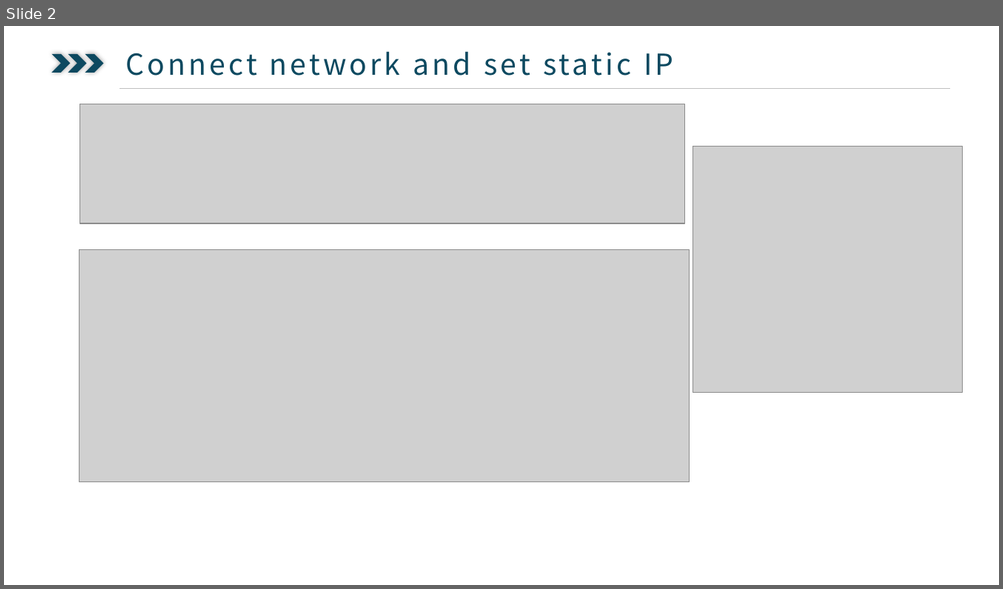
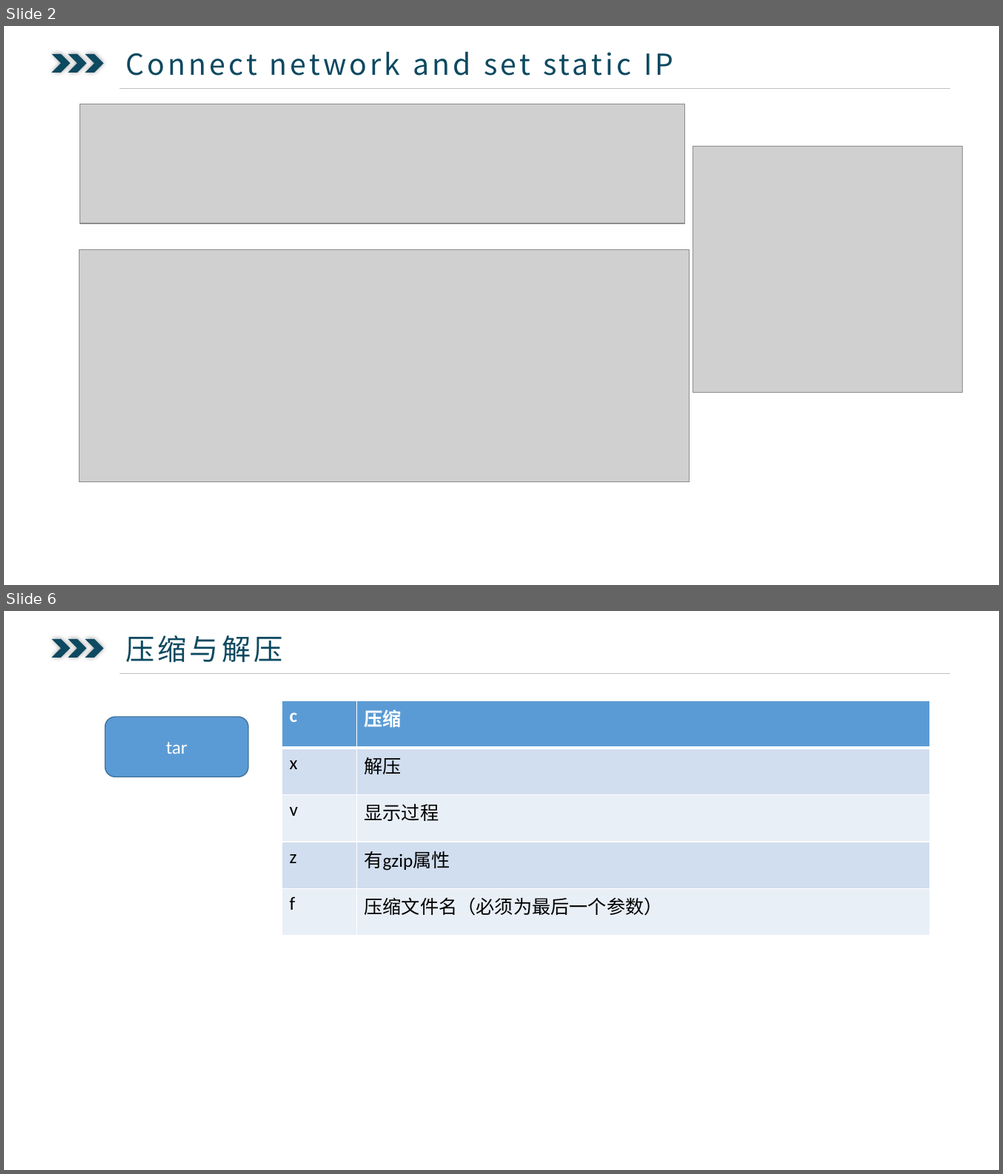
Before and after one commit to ysglyl/ppts, a slide deck: centos7.pptx. Shown one above the other, each under a label of ours: slide 2 before the commit, slides 2 and 6 after it; the slides between them are not shown. The pictures are 1003x589 and 1003x1174 pixels, drawn with LibreOffice and Linux fonts; fonts in the diff are those of the drawing; grey boxes stand for pictures. Boxes give left, top, right and bottom in pixels: in the first picture for what was removed or moved away, otherwise in the second. Text is boxed around its words. In the diff, an @@ line names an element or a change of style, - is before the commit and + after.

```diff
--- a/centos7.pptx
+++ b/centos7.pptx
@@ slide 6 added at [4,611,999,1170], background #FFFFFF @@
@@ chevron added at [52,638,71,658], fill #0D4960 @@
@@ chevron added at [68,638,87,658], fill #0D4960 @@
@@ chevron added at [85,638,104,658], fill #0D4960 @@
@@ text added at [125,635,283,662], 28 pt, text #0D4960 @@
+  压缩与解压
@@ line added from (119, 673) to (950, 673), #BFBFBF 0.5 pt @@
@@ rounded rectangle added at [105,717,248,777], fill #5B9BD5, outline #43739E 1 pt, 18 pt, text #FFFFFF @@
+tar
@@ table added at [282,701,930,937], 5 rows, 2 columns @@
+c | 压缩
+x | 解压
+v | 显示过程
+z | 有gzip属性
+f | 压缩文件名（必须为最后一个参数）
```
Also in this commit, not shown: 1 slide changed, 14 other slides added, 1 slide removed, 3 other files.
